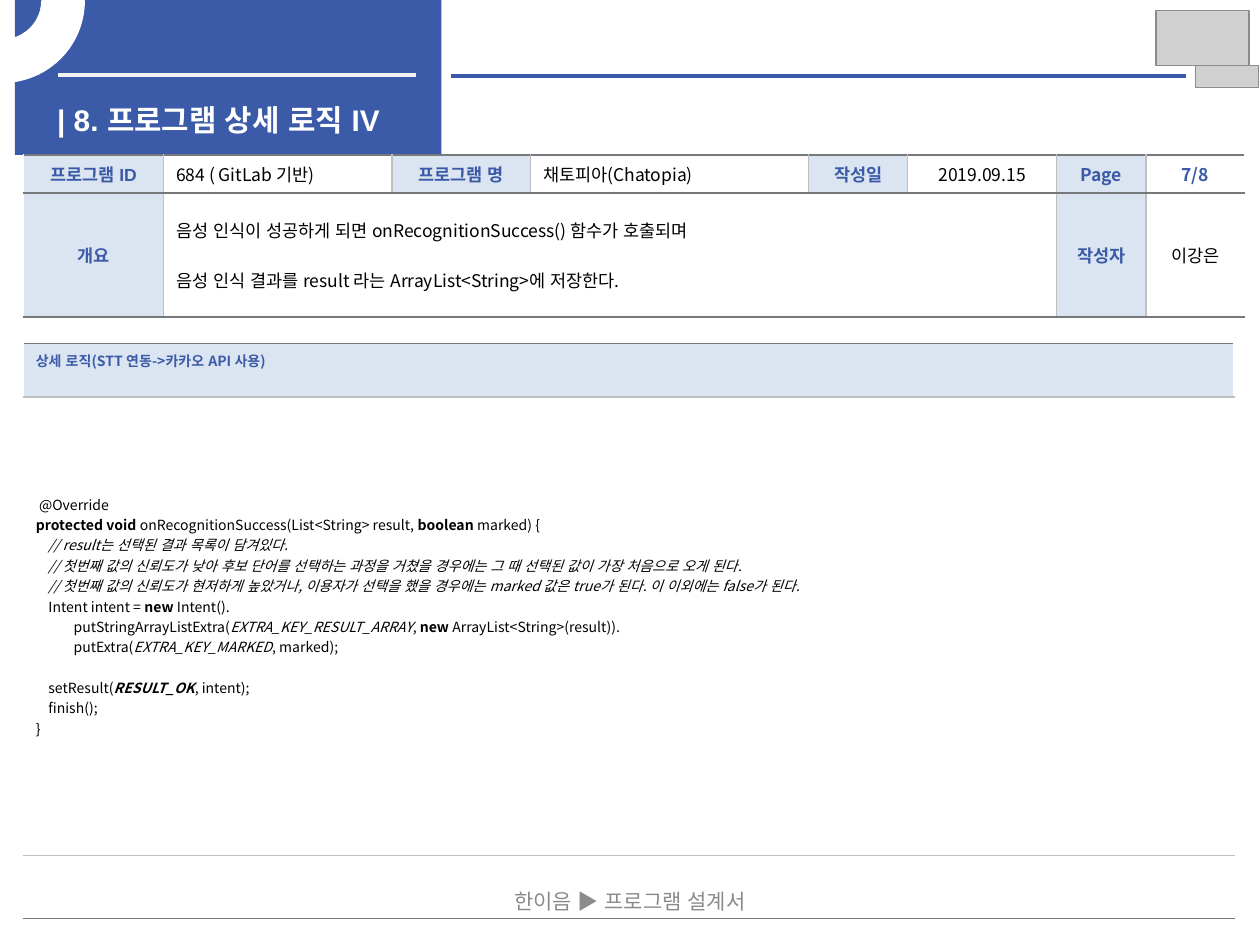
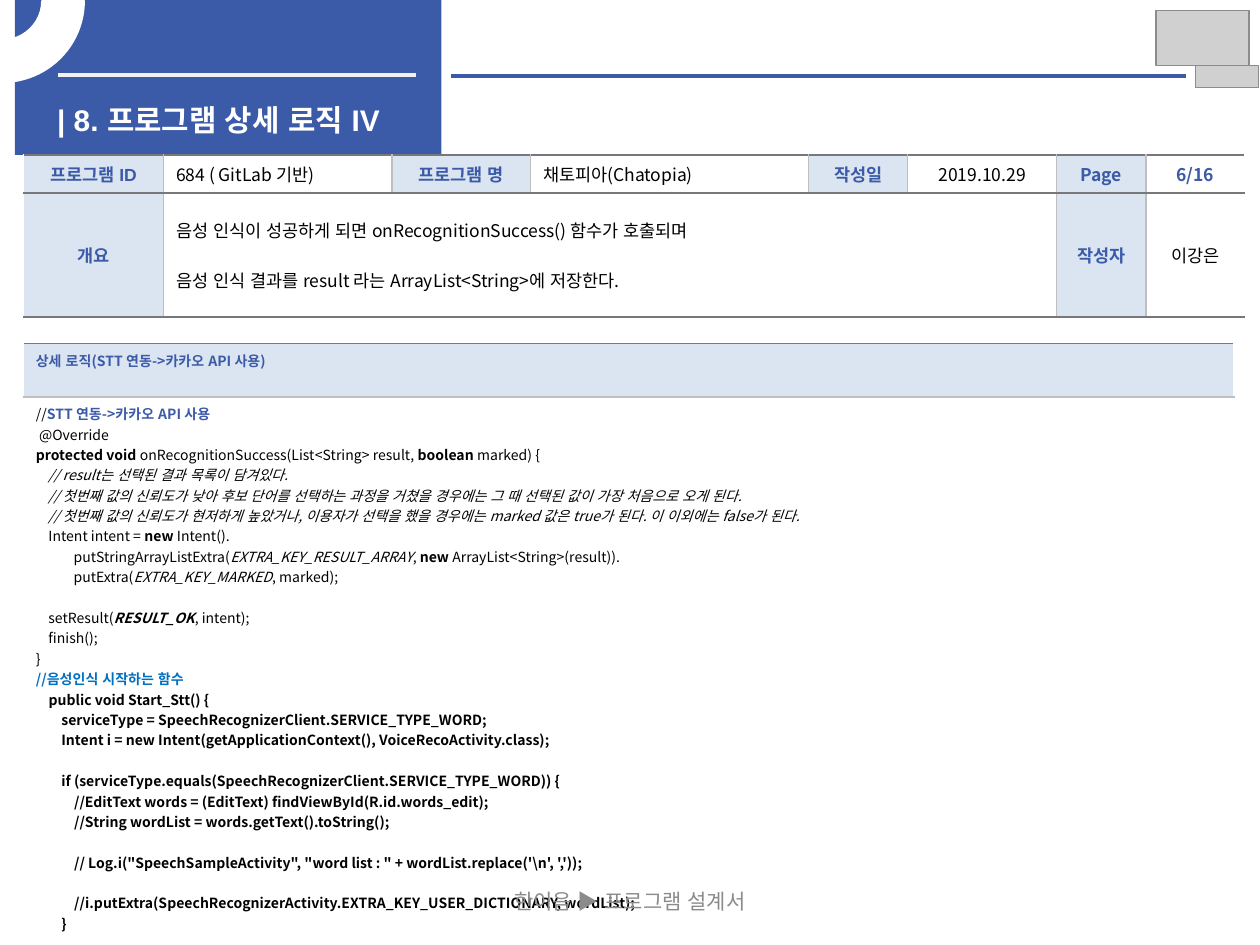
Before and after one commit to jee00609/Chatting, a slide deck: slide 20 of SW개발_HW 제작 설계서.pptx (slide 17 before the commit). Drawn at 1260x945 pixels with LibreOffice and Linux fonts; fonts in the diff are those of the drawing; grey boxes stand for pictures. Boxes give left, top, right and bottom in pixels: in the first picture for what was removed or moved away, otherwise in the second. Text is boxed around its words. In the diff, an @@ line names an element or a change of style, - is before the commit and + after.

```diff
--- a/SW개발_HW 제작 설계서.pptx
+++ b/SW개발_HW 제작 설계서.pptx
@@ table at [23,155,1244,691] @@
-row 1, column 6: 2019.09.15
+row 1, column 6: 2019.10.29
-row 1, column 8: 7/8
+row 1, column 8: 6/16
@@ table at [23,344,1234,945] @@
@@ row 2, column 1: "@Override protected void onRecognitionSuccess(List<String> result, boolean marked) { // result는 선택된 결과 목록이 담겨있다. // 첫번째 값의 신뢰도가 낮아 후보 단어를 선택하는 과정을 거쳤을 경우에는 그 때 선택된 값이 가장 처음으로 오게 된다. // 첫번째 값의 신뢰도가 현저하게 높았거나, 이용자가 선택을 했을 경우에는 marked 값은 true가 된다. 이 이외에는 false가 된다. Intent intent = new Intent(). putStringArrayListExtra(EXTRA_KEY_RESULT_ARRAY, new ArrayList<String>(result)). putExtra(EXTRA_KEY_MARKED, marked); setResult(RESULT_OK, intent); finish(); }" to "//STT 연동->카카오 API 사용 / @Override protected void onRecognitionSuccess(List<String> result, boolean marked) { // result는 선택된 결과 목록이 담겨있다. // 첫번째 값의 신뢰도가 낮아 후보 단어를 선택하는 과정을 거쳤을 경우에는 그 때 선택된 값이 가장 처음으로 오게 된다. // 첫번째 값의 신뢰도가 현저하게 높았거나, 이용자가 선택을 했을 경우에는 marked 값은 true가 된다. 이 이외에는 false가 된다. Intent intent = new Intent(). putStringArrayListExtra(EXTRA_KEY_RESULT_ARRAY, new ArrayList<String>(result)). putExtra(EXTRA_KEY_MARKED, marked); setResult(RESULT_OK, intent); finish(); } / //음성인식 시작하는 함수 / public void Start_Stt() { / serviceType = SpeechRecognizerClient.SERVICE_TYPE_WORD; / Intent i = new Intent(getApplicationContext(), VoiceRecoActivity.class); / if (serviceType.equals(SpeechRecognizerClient.SERVICE_TYPE_WORD)) { / //EditText words = (EditText) findViewById(R.id.words_edit); / //String wordList = words.getText().toString(); / // Log.i("SpeechSampleActivity", "word list : " + wordList.replace('\n', ',')); / //i.putExtra(SpeechRecognizerActivity.EXTRA_KEY_USER_DICTIONARY, wordList); / } / i.putExtra(SpeechRecognizerActivity.EXTRA_KEY_SERVICE_TYPE, serviceType); / startActivityForResult(i, 0); / }" @@
```
Also in this commit, not shown: 16 other slides changed, 11 slides added.
